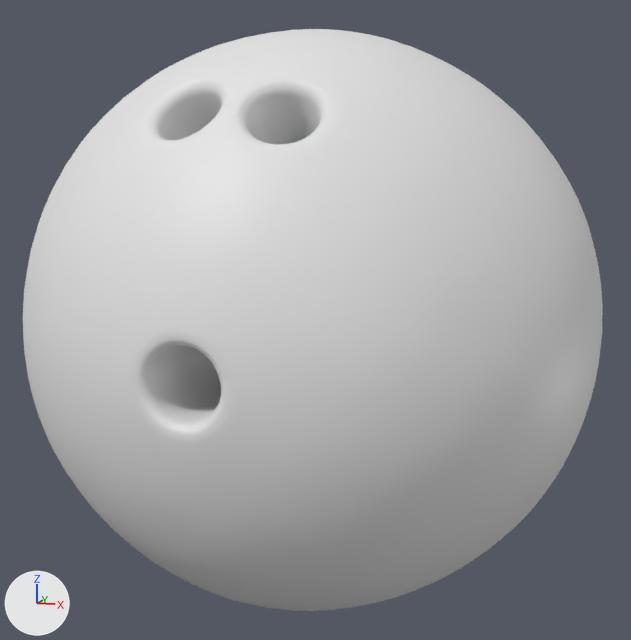
Before and after pictures for a commit that changed the Blender file Section 3/BowlingBall.blend.
Both versions are drawn from a 50 mm camera at (0.107, -0.322, 0.051) aimed at (0.001, 0.0, 0.0). Arrows for +X, +Y and +Z are at lower left; the lights stay in place.

In view in the first picture: 'BowlingBall'.
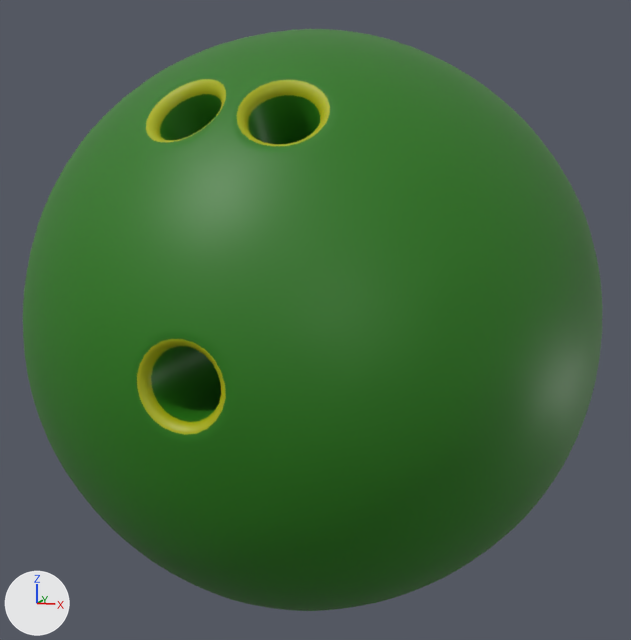
The change in detail:
Material 'BawlingBall' (mat_bawlingball) is new.
Its base color is (0.0217, 0.192, 0.00638) (dark green #297913).
Material 'rings' (mat_rings) is new.
Its base color is (0.413, 0.449, 0.000136) (yellow #acb300).
me_icosphere has 213 vertices, 359 faces and spans x -0.11..0.11, y -0.11..0.11, z -0.11..0.11.
me_icosphere is used by ob_bowlingball; location (0.0, 0.0, 0.0); rotation (-0.491, 0.0, 0.0), in degrees (-28, 0, 0).
me_icosphere part 1: 341 of the faces centred in x -0.107..0.107, y -0.107..0.107, z -0.108..0.108 switch from no material to mat_bawlingball (dark green #287913).
me_icosphere part 2: 12 of the faces centred in x -0.026..0.028, y -0.105..-0.098, z 0.015..0.041 switch from no material to mat_rings (yellow #acb300).
me_icosphere part 3: 6 of the faces centred in x -0.015..0.009, y -0.098..-0.086, z -0.064..-0.043 switch from no material to mat_rings (yellow #acb300).

Location of each change, [x1, y1, x2, y2] in pixels of the pictures (631 x 640 px):
part 1 of me_icosphere, recoloured (white to green): [23, 29, 603, 611] in both
part 2 of me_icosphere, recoloured (white to yellow): [146, 79, 330, 146] in both
part 3 of me_icosphere, recoloured (white to yellow): [137, 339, 226, 435] in both
